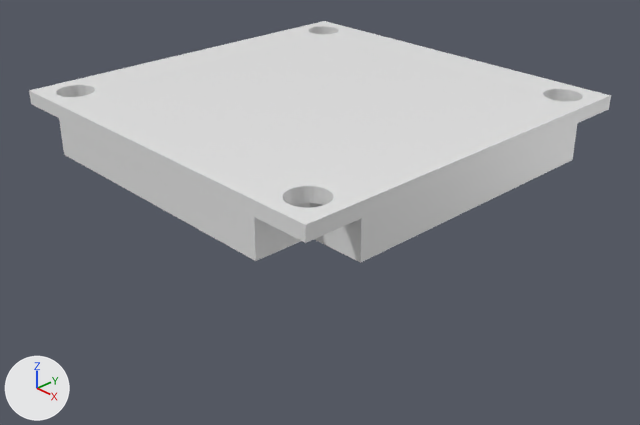
Renders of the Blender file 3D Printing/Electrical and Control/motor_controller.blend from each side of a commit.
Both versions are drawn from a 50 mm lens placed at (0.0862, -0.0394, 0.0312), pointed at (0.0231, 0.0203, -0.0115). The axes (+X, +Y, +Z) are drawn at lower left. The lights are the same throughout.

The scene before the commit, as lines of its bpy script (objects in view):
```python
me_cube = bpy.data.meshes.new('Cube')
me_cube.from_pydata(...)  # 296 vertices, 156 faces, 2 loose edges; spans x -1.0..1.0, y -1.0..1.0, z -6.33..1.0
me_cube.materials.append(mat_material)  # white #e7e7e7
ob_cube = bpy.data.objects.new('Cube', me_cube)
ob_cube.location = (0.0215, 0.0215, 0.00075)
ob_cube.scale = (0.0215, 0.0215, 0.00075)
```
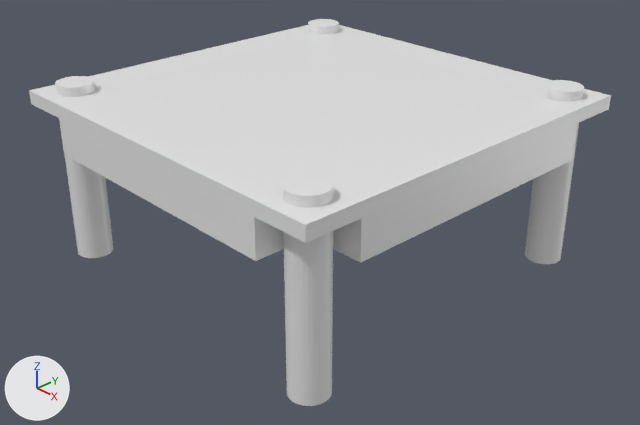
Where the newer file only moved an object's origin or applied its transform, the numbers keep the older frame.

Scene script edits in JSON lines:
```json
{"block": "me_cube", "where": "me_cube.from_pydata(...)  # 296 vertices, 156 faces, 2 loose edges; spans x -1.0..1.0, y -1.0..1.0, z -6.33..1.0"}
{"block": "me_cube", "where": "# used by ob_cube; location = (0.0215, 0.0215, 0.00075); scale = (0.0215, 0.0215, 0.00075)"}
{"block": "me_cube", "change": "me_cube part 1: a new loose piece, a 32-sided cylinder along z spanning x 0.74..0.93, y 0.74..0.93, z -24.33..2.33, in mat_material (white #e7e7e7)"}
{"block": "me_cube", "change": "me_cube part 2: a new loose piece, a 32-sided cylinder along z spanning x 0.74..0.93, y -0.93..-0.74, z -24.33..2.33, in mat_material (white #e7e7e7)"}
{"block": "me_cube", "change": "me_cube part 3: a new loose piece, a 32-sided cylinder along z spanning x -0.93..-0.74, y -0.93..-0.74, z -24.33..2.33, in mat_material (white #e7e7e7)"}
{"block": "me_cube", "change": "me_cube part 4: a new loose piece, a 32-sided cylinder along z spanning x -0.93..-0.74, y 0.74..0.93, z -24.33..2.33, in mat_material (white #e7e7e7)"}
```

Where the change shows, as pixel boxes [x1, y1, x2, y2] in the pictures (640 x 425 px):
```json
{"object": "Cube", "change": "reshaped", "before": [29, 21, 611, 263], "after": [29, 19, 611, 406], "on screen": "60% taller"}
{"part": 1, "of": "me_cube", "change": "added", "after": [525, 80, 584, 264]}
{"part": 2, "of": "me_cube", "change": "added", "after": [282, 175, 334, 406]}
{"part": 3, "of": "me_cube", "change": "added", "after": [55, 76, 114, 258]}
{"part": 4, "of": "me_cube", "change": "added", "after": [308, 19, 339, 34]}
```
